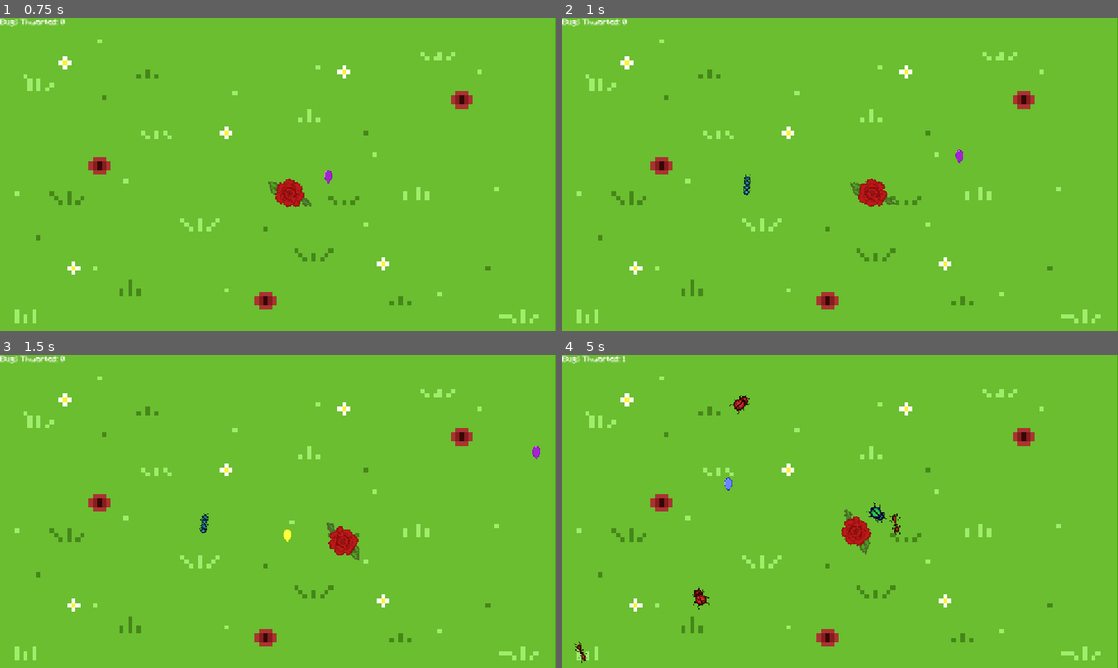
Above: before the commit, frames 1-4 (two rows, left to right).
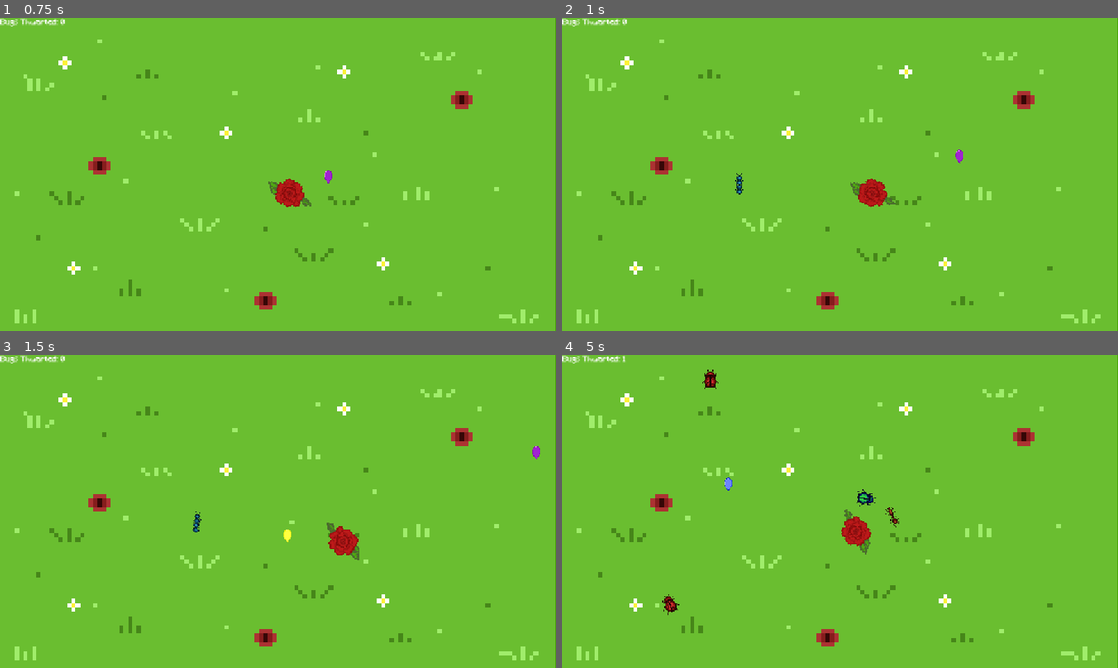
Above: after the commit, the same moments.

Repository: kazziecore/flower-shooter-game
Game: Godot game, scene res://scenes/game.tscn
Same seed, same stepped clock (60 frames per second), same inputs: the game is played once before the commit and once after it.
Inputs (mouse positions are in pixels of both pictures, inside the frame that each line leads up to):
- Up to frame 1 (0.75 s): tap Enter at 0.5 s; move the mouse to (400, 158) at 0.52 s; hold D (right) from 0.53 s (still down); click (400, 158) at 0.6 s
- Up to frame 2 (1 s): keep holding D (right)
- Up to frame 3 (1.5 s): move the mouse to (166, 527) at 1.27 s; release D (right) at 1.28 s; hold S (down) from 1.28 s (still down); click (166, 527) at 1.35 s
- Up to frame 4 (5 s): move the mouse to (895, 442) at 2.02 s; release S (down) at 2.03 s; hold D (right) 2.03-2.78 s; click (895, 442) at 2.1 s; move the mouse to (812, 574) at 2.77 s; hold W (up) 2.78-3.53 s; click (812, 574) at 2.85 s; move the mouse to (1006, 558) at 3.52 s; hold A (left) from 3.53 s (still down); click (1006, 558) at 3.6 s; move the mouse to (673, 464) at 4.27 s; click (673, 464) at 4.35 s

Frame 1 is identical in both runs. In frame 2, 0.1% of the frame differs, in the area x 31-34%, y 49-57%; in frame 3, 0.1%; in frame 4, 0.7%, in the area x 2-61%, y 4-99%.

Commit message:
added sound effects

Diff:
--- a/flower-shooter-game/scenes/game.tscn
+++ b/flower-shooter-game/scenes/game.tscn
@@ -1,9 +1,10 @@
-[gd_scene load_steps=9 format=3 uid="uid://bxi8qaj4bttlu"]
+[gd_scene load_steps=11 format=3 uid="uid://bxi8qaj4bttlu"]
 
 [ext_resource type="Script" uid="uid://qeldlcjpqe1u" path="res://scenes/game.gd" id="1_yqjtg"]
 [ext_resource type="PackedScene" uid="uid://cnrnfo2kfb304" path="res://scenes/player.tscn" id="2_lnu2h"]
 [ext_resource type="Texture2D" uid="uid://b474tbaleourq" path="res://assets/ground.png" id="3_lnu2h"]
 [ext_resource type="PackedScene" uid="uid://dlljannplo6nv" path="res://scenes/control.tscn" id="4_lbhrr"]
+[ext_resource type="AudioStream" uid="uid://c8j2o2gs3unl5" path="res://sound/evening_sky-196011.mp3" id="5_iywne"]
 
 [sub_resource type="WorldBoundaryShape2D" id="WorldBoundaryShape2D_uwrxv"]
 normal = Vector2(0, 1)
@@ -17,6 +18,8 @@
 
 [sub_resource type="WorldBoundaryShape2D" id="WorldBoundaryShape2D_lbhrr"]
 distance = -1291.0
+
+[sub_resource type="GDScript" id="GDScript_iywne"]
 
 [node name="Game" type="Node2D"]
 script = ExtResource("1_yqjtg")
@@ -40,7 +43,6 @@
 shape = SubResource("WorldBoundaryShape2D_lbhrr")
 
 [node name="Timer" type="Timer" parent="."]
-wait_time = 0.8
 autostart = true
 
 [node name="ParallaxBackground" type="ParallaxBackground" parent="."]
@@ -56,4 +58,10 @@
 
 [node name="Control" parent="." instance=ExtResource("4_lbhrr")]
 
+[node name="BackgroundMusic" type="AudioStreamPlayer2D" parent="."]
+stream = ExtResource("5_iywne")
+volume_db = -6.71
+autoplay = true
+script = SubResource("GDScript_iywne")
+
 [connection signal="timeout" from="Timer" to="." method="_on_timer_timeout"]
--- a/flower-shooter-game/scenes/player.tscn
+++ b/flower-shooter-game/scenes/player.tscn
@@ -1,7 +1,8 @@
-[gd_scene load_steps=4 format=3 uid="uid://cnrnfo2kfb304"]
+[gd_scene load_steps=5 format=3 uid="uid://cnrnfo2kfb304"]
 
 [ext_resource type="Script" uid="uid://cxd2cihy7avu5" path="res://scripts/player.gd" id="1_g2els"]
 [ext_resource type="Texture2D" uid="uid://c4mcqqmsv5dpg" path="res://assets/FlowerSheet.png" id="2_g2els"]
+[ext_resource type="AudioStream" uid="uid://cwmc3ps88vphy" path="res://sound/squish-pop-256410.mp3" id="3_qhqgy"]
 
 [sub_resource type="RectangleShape2D" id="RectangleShape2D_qhqgy"]
 size = Vector2(9.60475, 16.0625)
@@ -28,3 +29,7 @@
 
 [node name="shootypart" type="Node2D" parent="."]
 position = Vector2(26.2626, -5.38721)
+
+[node name="bulletsound" type="AudioStreamPlayer2D" parent="."]
+stream = ExtResource("3_qhqgy")
+pitch_scale = 1.2
--- a/flower-shooter-game/scripts/player.gd
+++ b/flower-shooter-game/scripts/player.gd
@@ -4,6 +4,7 @@
 const speed = 200
 @onready var is_reloading = false
 @onready var shooty_part = $shootypart
+@onready var bulletsound = $bulletsound
 
 func _physics_process(_delta: float) -> void:
 	look_at(get_global_mouse_position())
@@ -17,11 +18,12 @@
 		bullet.global_position = shooty_part.global_position
 		bullet.direction = (get_global_mouse_position() - global_position).normalized()
 		$/root/Game.add_child(bullet)
+		bulletsound.play()
 
 	move_and_slide()
 
 	for i in range(get_slide_collision_count()):
-		var collision = get_slide_collision(1)
+		var collision = get_slide_collision(i)
 
 		if collision.get_collider().is_in_group("enemies") and not is_reloading:
 			is_reloading = true
Not shown, added: flower-shooter-game/sound/evening_sky-196011.mp3.import
Not shown, added: flower-shooter-game/sound/squish-pop-256410.mp3.import
Not shown, added: flower-shooter-game/sound/evening_sky-196011.mp3
Not shown, added: flower-shooter-game/sound/squish-pop-256410.mp3
